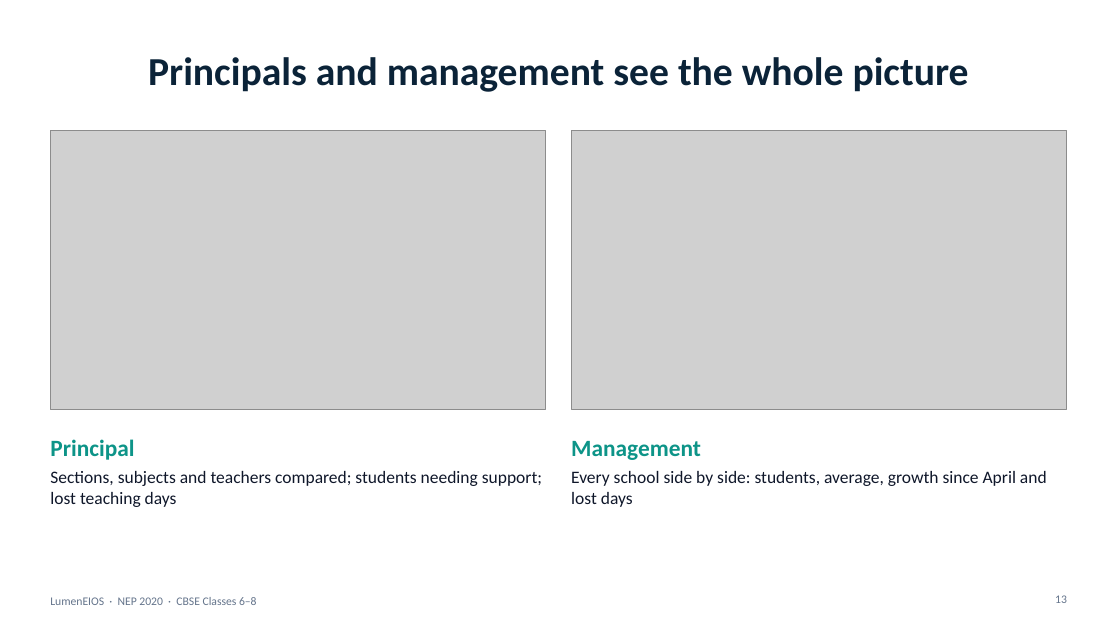
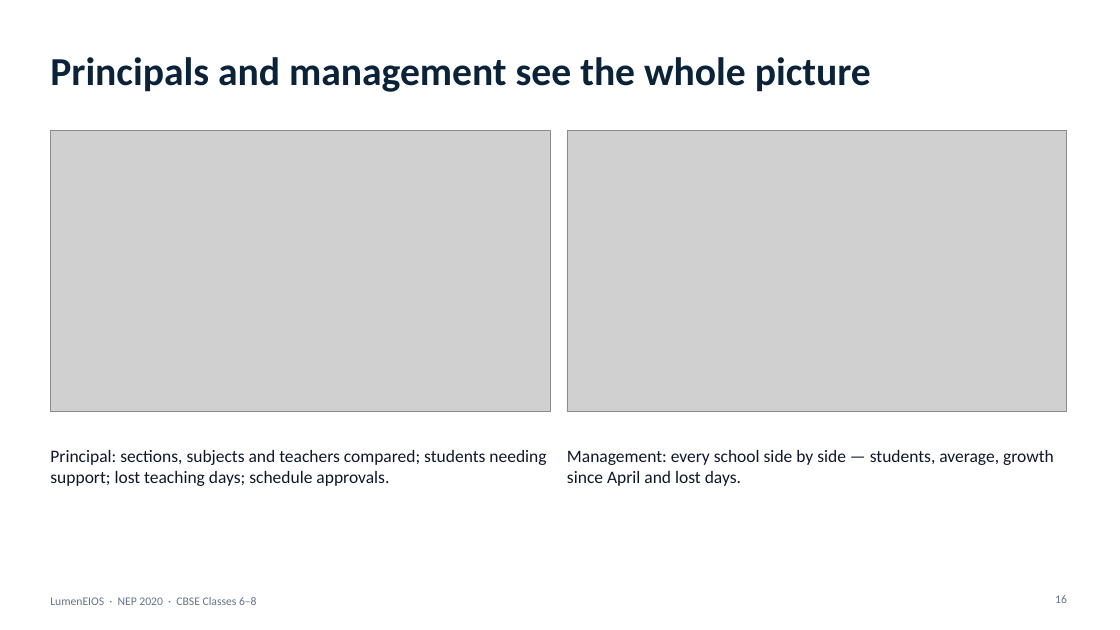
Before and after one commit to Agamjot0123/LumenEIOS, a slide deck: slide 16 of demo/presentation/LumenEIOS_Presentation.pptx (slide 13 before the commit). Drawn at 1120x630 pixels with LibreOffice and Linux fonts; fonts in the diff are those of the drawing; grey boxes stand for pictures. Boxes give left, top, right and bottom in pixels: in the first picture for what was removed or moved away, otherwise in the second. Text is boxed around its words. In the diff, an @@ line names an element or a change of style, - is before the commit and + after.

```diff
--- a/demo/presentation/LumenEIOS_Presentation.pptx
+++ b/demo/presentation/LumenEIOS_Presentation.pptx
@@ title "Principals and management see the ..." at bbox=[50, 57, 871, 92]: alignment centre to left @@
@@ picture: place and size @@
-picture at bbox=[50, 130, 546, 409]
+picture at bbox=[50, 130, 550, 412]
@@ picture: place and size @@
-picture at bbox=[571, 130, 1067, 409]
+picture at bbox=[567, 130, 1067, 412]
@@ text "Principal: sections, subjects and teachers ..." at bbox=[50, 450, 546, 486]: vertical alignment top to middle @@
@@ text removed at bbox=[50, 439, 134, 460] @@
-Principal
@@ text "Management: every school side by ..." at bbox=[567, 450, 1054, 486]: vertical alignment top to middle @@
@@ text removed at bbox=[571, 441, 701, 460] @@
-Management
@@ text at bbox=[50, 450, 546, 486]: text changed @@
-Sections, subjects and teachers compared; students needing support; lost teaching days
+Principal: sections, subjects and teachers compared; students needing support; lost teaching days; schedule approvals.
@@ text at bbox=[567, 450, 1054, 486]: text changed @@
-Every school side by side: students, average, growth since April and lost days
+Management: every school side by side — students, average, growth since April and lost days.
@@ page number at bbox=[1055, 595, 1067, 603]: text changed @@
-13
+16
```
Also in this commit, not shown: 10 other slides changed, 9 slides added, 6 slides removed, 8 other files.
